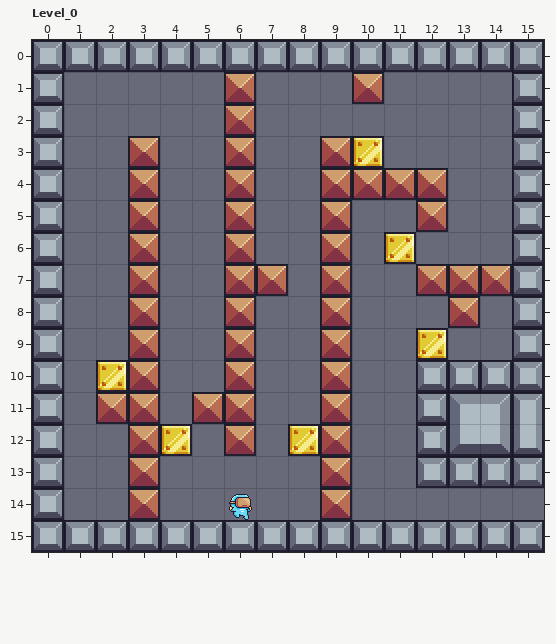
A LDtk project gets an edit: assets/test.ldtk. Above is the file before it was changed.
Cells are 16x16 px. Shown: Level_0 x 0..15, y 0..15.
Now the later version:
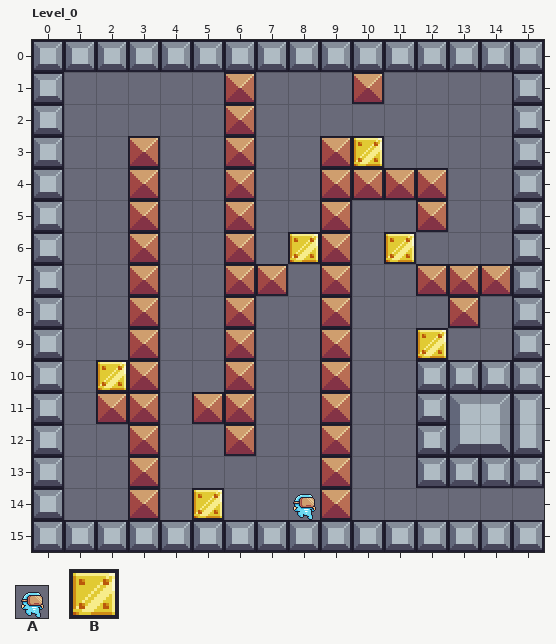
Key: from "Idle_32x32_": A 0; from "Terrain_16x16_": B 215.
Objects are placed by their top-left corner, in cells (3,4 is the top-left corner of cell 3,4); size is 1x1 cell unless given.
From old to new:
--- layer "Entities"
-B "Pot" at 8,11 size 1x2
+B "Pot" at 8,5 size 1x2
-A "Player" at 6,14
+A "Player" at 8,14
-B "Pot" at 4,11 size 1x2
+B "Pot" at 5,13 size 1x2
Where, in picture pixels (left, top, right, bottom), the same in both pictures:
new place: (288, 232, 320, 264)
changed: (160, 424, 252, 520)
old place: (288, 424, 320, 456)
new place: (293, 494, 316, 520)
